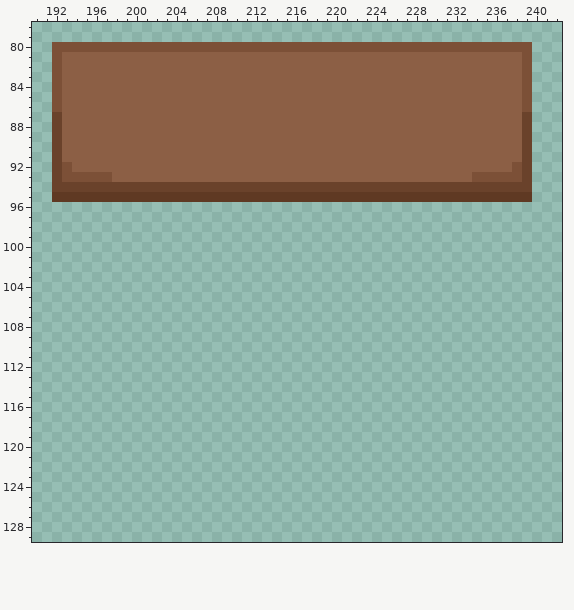
Two versions of one pixel-art file, assets/graphic.ase. The picture above is the old version.
1280x720 pixels, 1 frame. Colours within 5 levels of each other are drawn and written as one. Shown: x 190..242, y 78..129.
After the commit:
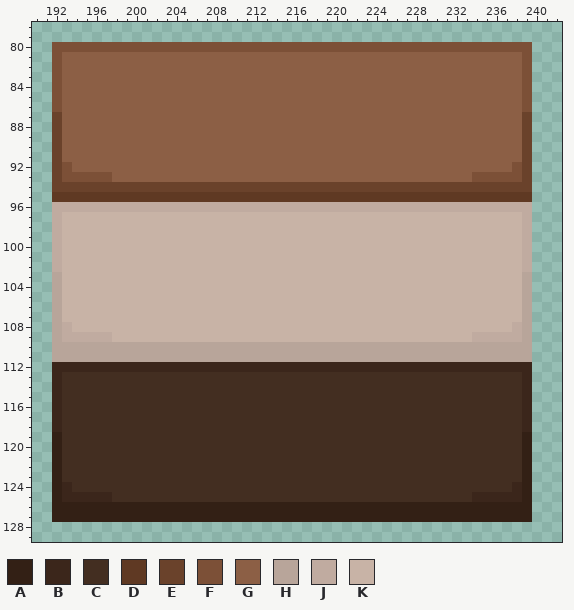
Palette (. is transparent): A #332015  B #3b261b  C #432e21  D #5f3923  E #6a422b  F #7c5037  G #8c5f45  H #b8a59a  J #c0aba0  K #c8b3a6
Diff:
There is now colour A in rows 119 to 125 at x 192 and 239; in rows 126 to 127 at x 192 to 239.
There is now colour B in row 112 at x 192 to 239; in rows 113 to 118 at x 192 and 239; in row 124 at x 193 and 238; in row 125 at x 193 to 197 and 234 to 238.
There is now colour C in rows 113 to 123 at x 193 to 238; in row 124 at x 194 to 237; in row 125 at x 198 to 233.
There is now colour H in rows 103 to 109 at x 192 and 239; in rows 110 to 111 at x 192 to 239.
There is now colour J in row 96 at x 192 to 239; in rows 97 to 102 at x 192 and 239; in row 108 at x 193 and 238; in row 109 at x 193 to 197 and 234 to 238.
There is now colour K in rows 97 to 107 at x 193 to 238; in row 108 at x 194 to 237; in row 109 at x 198 to 233.
